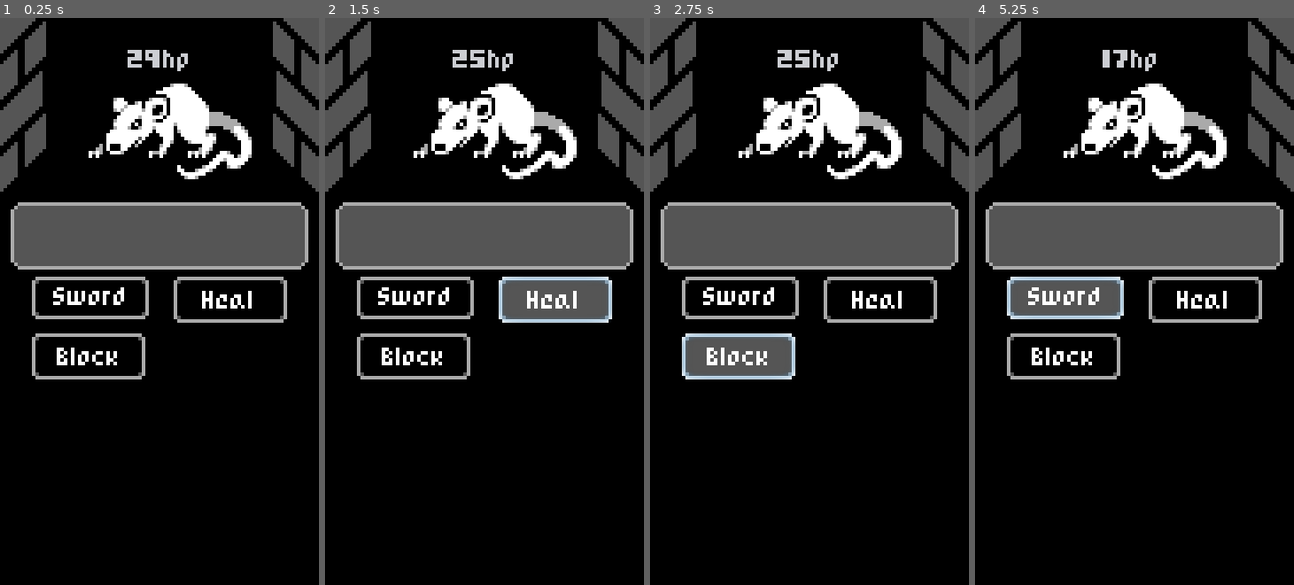
Above: before the commit, frames 1-4 (left to right).
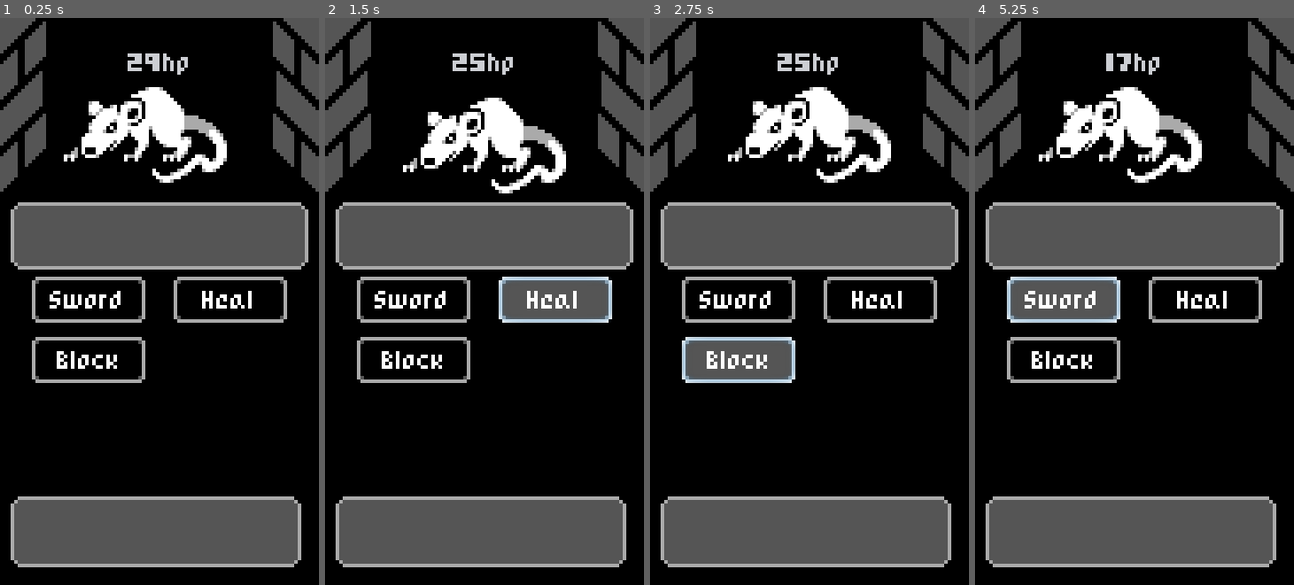
Above: after the commit, the same moments.

Repository: tonytins/mobilerpg
Game: Godot game, scene res://scenes/battle.tscn
Two runs of this game, one before a commit and one after it. Both use one fixed random seed, a clock stepped at 60 frames per second and the inputs below.
Inputs:
- Up to frame 1 (0.25 s): no input
- Up to frame 2 (1.5 s): click "Sword" at 0.5 s; click "Heal" at 1.25 s
- Up to frame 3 (2.75 s): click "Block" at 2 s
- Up to frame 4 (5.25 s): click "Sword" at 2.75 s; click "Heal" at 3.5 s; click "Block" at 4.25 s; click "Sword" at 5 s

The runs differ from the first frame. In frame 1, 18% of the frame differs, in the area x 3-95%, y 5-97%; in frame 2, 18%; in frame 3, 17%; in frame 4, 18%.

Commit message:
Enemy animations
- Foundation for player and enemy turns
- Renamed button and panel styles

Diff:
--- a/scenes/battle.tscn
+++ b/scenes/battle.tscn
@@ -2,10 +2,10 @@
 
 [ext_resource path="res://sprites/Mobile RPG Mockup.png" type="Texture" id=1]
 [ext_resource path="res://sprites/Dungeon.png" type="Texture" id=2]
-[ext_resource path="res://sprites/Rat.png" type="Texture" id=3]
+[ext_resource path="res://scenes/enemy.tscn" type="PackedScene" id=3]
 [ext_resource path="res://scripts/battle.gd" type="Script" id=4]
 [ext_resource path="res://styles/game.theme" type="Theme" id=5]
-[ext_resource path="res://scripts/enemy.gd" type="Script" id=6]
+[ext_resource path="res://scripts/stats.gd" type="Script" id=6]
 
 [node name="battle" type="Node2D"]
 script = ExtResource( 4 )
@@ -26,23 +26,8 @@
 "_edit_lock_": true
 }
 
-[node name="enemy" type="Node2D" parent="."]
-position = Vector2( 48, 32 )
-script = ExtResource( 6 )
-
-[node name="rat" type="Sprite" parent="enemy"]
-texture = ExtResource( 3 )
-
-[node name="hpLbl" type="Label" parent="enemy"]
-margin_left = -16.0
-margin_top = -27.0
-margin_right = 16.0
-margin_bottom = -15.0
-theme = ExtResource( 5 )
-text = "##"
-__meta__ = {
-"_edit_use_anchors_": false
-}
+[node name="enemy" parent="." instance=ExtResource( 3 )]
+position = Vector2( 45, 33 )
 
 [node name="ui" type="CanvasLayer" parent="."]
 
@@ -52,45 +37,77 @@
 theme = ExtResource( 5 )
 __meta__ = {
 "_edit_lock_": true,
+"_edit_use_anchors_": true
+}
+
+[node name="stats" type="Control" parent="ui/base"]
+margin_left = 3.0
+margin_top = 52.0
+margin_right = 85.0
+margin_bottom = 71.0
+script = ExtResource( 6 )
+__meta__ = {
 "_edit_use_anchors_": false
 }
 
-[node name="swordBtn" type="Button" parent="ui/base"]
-margin_left = 9.0
-margin_top = 73.0
-margin_right = 42.0
-margin_bottom = 85.0
+[node name="panel" type="Panel" parent="ui/base"]
+anchor_left = 0.0333333
+anchor_top = 0.325
+anchor_right = 0.966667
+anchor_bottom = 0.44375
+margin_left = -2.38419e-07
+__meta__ = {
+"_edit_use_anchors_": true
+}
+
+[node name="panel2" type="Panel" parent="ui/base"]
+anchor_left = 0.0333333
+anchor_top = 0.84375
+anchor_right = 0.944444
+anchor_bottom = 0.96875
+margin_left = -2.38419e-07
+__meta__ = {
+"_edit_use_anchors_": true
+}
+
+[node name="grid" type="GridContainer" parent="ui/base"]
+anchor_left = 0.1
+anchor_top = 0.45625
+anchor_right = 0.911111
+anchor_bottom = 0.81875
+custom_constants/hseparation = 8
+columns = 2
+__meta__ = {
+"_edit_use_anchors_": true
+}
+
+[node name="swordBtn" type="Button" parent="ui/base/grid"]
+margin_right = 32.0
+margin_bottom = 13.0
+rect_min_size = Vector2( 32, 13 )
 text = "Sword"
 __meta__ = {
 "_edit_use_anchors_": false
 }
 
-[node name="healBtn" type="Button" parent="ui/base"]
-margin_left = 49.0
-margin_top = 73.0
-margin_right = 81.0
-margin_bottom = 86.0
+[node name="healBtn" type="Button" parent="ui/base/grid"]
+margin_left = 40.0
+margin_right = 72.0
+margin_bottom = 13.0
+rect_min_size = Vector2( 32, 13 )
 text = "Heal"
 __meta__ = {
 "_edit_use_anchors_": false
 }
 
-[node name="blockBtn" type="Button" parent="ui/base"]
-margin_left = 9.0
-margin_top = 89.0
-margin_right = 41.0
-margin_bottom = 102.0
+[node name="blockBtn" type="Button" parent="ui/base/grid"]
+margin_top = 17.0
+margin_right = 32.0
+margin_bottom = 30.0
+rect_min_size = Vector2( 32, 13 )
 text = "Block"
 __meta__ = {
 "_edit_use_anchors_": false
 }
-
-[node name="panel" type="Panel" parent="ui/base"]
-margin_left = 3.0
-margin_top = 52.0
-margin_right = 87.0
-margin_bottom = 71.0
-__meta__ = {
-"_edit_use_anchors_": false
-}
-[connection signal="pressed" from="ui/base/swordBtn" to="." method="_on_swordBtn_pressed"]
+[connection signal="died" from="enemy" to="." method="_on_enemy_died"]
+[connection signal="pressed" from="ui/base/grid/swordBtn" to="." method="_on_swordBtn_pressed"]
--- /dev/null
+++ b/scenes/enemy.tscn
@@ -0,0 +1,60 @@
+[gd_scene load_steps=6 format=2]
+
+[ext_resource path="res://sprites/Rat.png" type="Texture" id=1]
+[ext_resource path="res://scripts/enemy.gd" type="Script" id=2]
+[ext_resource path="res://styles/game.theme" type="Theme" id=3]
+
+[sub_resource type="Animation" id=2]
+resource_name = "attack"
+tracks/0/type = "value"
+tracks/0/path = NodePath("rat:position")
+tracks/0/interp = 1
+tracks/0/loop_wrap = true
+tracks/0/imported = false
+tracks/0/enabled = true
+tracks/0/keys = {
+"times": PoolRealArray( 0, 0.3, 0.4, 1 ),
+"transitions": PoolRealArray( 1, 1, 1, 1 ),
+"update": 1,
+"values": [ Vector2( -4, 0 ), Vector2( 0, -3 ), Vector2( 0, 3 ), Vector2( 0, 0 ) ]
+}
+
+[sub_resource type="Animation" id=1]
+resource_name = "shake"
+length = 0.2
+step = 0.05
+tracks/0/type = "value"
+tracks/0/path = NodePath("rat:position")
+tracks/0/interp = 1
+tracks/0/loop_wrap = true
+tracks/0/imported = false
+tracks/0/enabled = true
+tracks/0/keys = {
+"times": PoolRealArray( 0, 0.05, 0.1, 0.15 ),
+"transitions": PoolRealArray( 1, 1, 1, 1 ),
+"update": 1,
+"values": [ Vector2( 0, 0 ), Vector2( -2, 0 ), Vector2( 4, 0 ), Vector2( -4, 0 ) ]
+}
+
+[node name="enemy" type="Node2D"]
+script = ExtResource( 2 )
+
+[node name="rat" type="Sprite" parent="."]
+position = Vector2( -4, 0 )
+texture = ExtResource( 1 )
+
+[node name="hpLbl" type="Label" parent="."]
+margin_left = -16.0
+margin_top = -27.0
+margin_right = 16.0
+margin_bottom = -15.0
+theme = ExtResource( 3 )
+text = "#hp"
+align = 1
+__meta__ = {
+"_edit_use_anchors_": false
+}
+
+[node name="animationPlayer" type="AnimationPlayer" parent="."]
+anims/attack = SubResource( 2 )
+anims/shake = SubResource( 1 )
--- a/scripts/battle.gd
+++ b/scripts/battle.gd
@@ -1,6 +1,11 @@
 extends Node2D
 
 onready var enemy = $enemy
+onready var sword = $ui/base/swordBtn
 
 func _on_swordBtn_pressed():
-	enemy.hp -= 4
+	if enemy != null:
+		enemy.hp -= 4
+
+func _on_enemy_died():
+	sword.disabled = true
--- a/scripts/enemy.gd
+++ b/scripts/enemy.gd
@@ -1,8 +1,11 @@
 extends Node2D
+
+signal died
 
 export var hp = 29 setget set_hp
 
 onready var hp_label = $hpLbl
+onready var player = $animationPlayer
 
 func _ready():
 	hp_label.text = str(hp) + "hp"
@@ -10,3 +13,11 @@
 func set_hp(new_hp):
 	hp = new_hp
 	hp_label.text = str(hp) + "hp"
+
+	if hp <= 0:
+		emit_signal("died")
+		queue_free()
+	else:
+		player.play("shake")
+		yield(player, "animation_finished")
+		player.play("attack")
--- /dev/null
+++ b/scripts/stats.gd
@@ -0,0 +1,21 @@
+tool
+extends Control
+
+signal end_turn
+
+export var max_hp = 25
+export var max_ap = 3
+export var max_mp = 10
+
+var hp = max_hp setget set_hp
+var ap = max_ap setget set_ap
+var mp = max_mp setget set_mp
+
+func set_hp(val):
+	pass
+
+func set_ap(val):
+	pass
+
+func set_mp(val):
+	pass
Renamed: styles/btn9frame.tres -> styles/btn9slice.tres
Renamed: styles/btn9framehover.tres -> styles/btn9slicehover.tres
Renamed: styles/btn9framepressed.tres -> styles/btn9slicepressed.tres
Binary file changed: styles/game.theme
Renamed: styles/panel9frame.tres -> styles/panel9slice.tres
